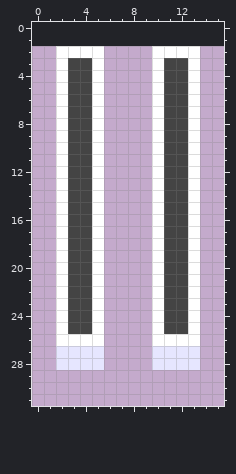
One commit to this pixel-art file: sprites/aesprite/Pause.ase. The picture above is the old version.
32x32 pixels, 1 frame. The old version is drawn lined up with the new one, on the new canvas.
New version:
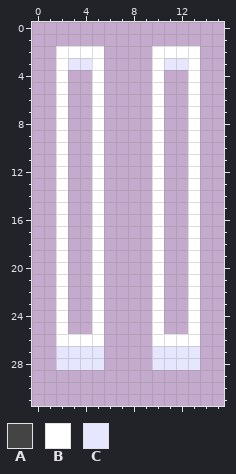
Palette (. is transparent): A #444444  B #ffffff  C #e6e6ff
Difference:
canvas 32x32 -> 16x32, the old top-left corner now at -8,2 (the part of the old canvas that was cut away was empty and is not shown)
Colour C replaces colour A in row 3 at x 3 to 4 and 11 to 12.
The author cleared colour A in rows 4 to 25 at x 3 to 4 and 11 to 12.
Where, in picture pixels (left, top, right, bottom), the same in both pictures:
changed: (68, 58, 92, 334)
changed: (164, 58, 188, 334)
